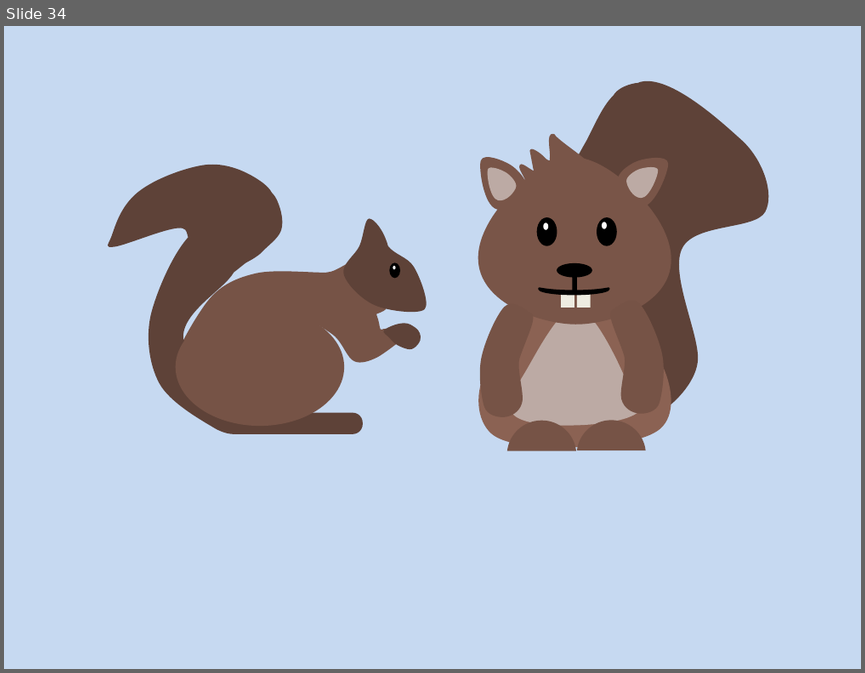
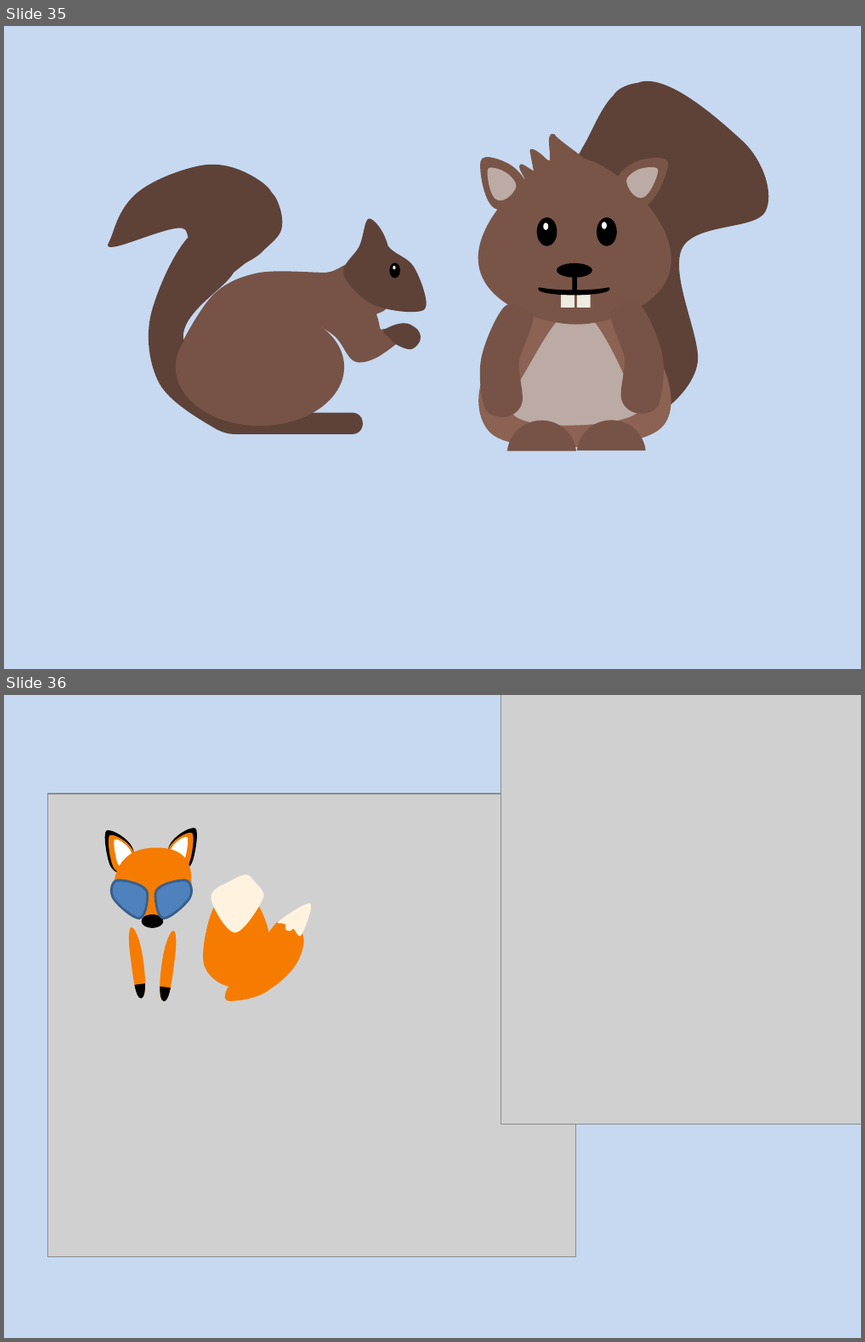
Before and after one commit to gustavoFG28/Ludit, a slide deck: Historias/fundos.pptx. Shown one above the other, each under a label of ours: slide 34 before the commit, slides 35 and 36 after it. The pictures are 865x673 and 865x1342 pixels, drawn with LibreOffice and Linux fonts; fonts in the diff are those of the drawing; grey boxes stand for pictures. Boxes give left, top, right and bottom in pixels: in the first picture for what was removed or moved away, otherwise in the second. Text is boxed around its words. In the diff, an @@ line names an element or a change of style, - is before the commit and + after.

```diff
--- a/Historias/fundos.pptx
+++ b/Historias/fundos.pptx
@@ slide 36 added at [4,695,861,1338], background #C6D9F1 @@
@@ picture added at [501,695,861,1124] @@
@@ picture added at [47,794,575,1257] @@
@@ freeform shape added at [101,825,139,878], fill #000000 @@
@@ freeform shape added at [105,831,139,878], fill #F57C00 @@
@@ freeform shape added at [112,836,136,871], fill #FFFFFF @@
@@ freeform shape added at [113,847,192,919], fill #F57C00 @@
@@ freeform shape added at [163,823,200,875], fill #000000 @@
@@ freeform shape added at [163,828,197,875], fill #F57C00 @@
@@ freeform shape added at [166,834,190,869], fill #FFFFFF @@
@@ freeform shape added at [111,880,147,918], fill #4F81BD, outline #3A5F8C 2 pt @@
@@ freeform shape added at [155,880,192,918], fill #4F81BD, outline #3A5F8C 2 pt @@
@@ freeform shape added at [203,895,273,987], fill #F57C00 @@
@@ freeform shape added at [211,875,263,933], fill #FFF3E0 @@
@@ ellipse added at [141,914,162,928], fill #000000 @@
@@ freeform shape added at [225,919,304,1001], fill #F57C00 @@
@@ freeform shape added at [278,903,311,936], fill #FFF3E0 @@
@@ freeform shape added at [125,926,150,999], fill #F57C00 @@
@@ freeform shape added at [155,930,181,1002], fill #F57C00 @@
@@ freeform shape added at [135,983,148,999], fill #000000 @@
@@ freeform shape added at [158,986,171,1002], fill #000000 @@
@@ what was slide 34 is now slide 35 @@
```
Also in this commit, not shown: 4 slides changed, 3 other slides added, 1 slide removed, 1 other file.
